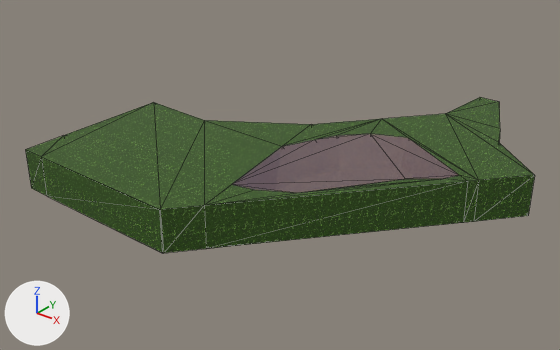
A saved change to the glTF model Gangsta Wizards/Main/MAP - NON-BUILDINGS/Chinaville.glb.
One viewpoint serves both versions: a 50 mm camera at (122.6, -134.1, 111.8) aimed at (8.2, 8.9, 23.2). Arrows for +X, +Y and +Z are at lower left; the lights stay in place. The picture after the commit comes second. Mesh edges are drawn as thin lines. Where no turn or scale is listed for an object, it has been applied to the vertices. Vertices at exactly the same position are counted once.

The first picture shows 'Ground'.
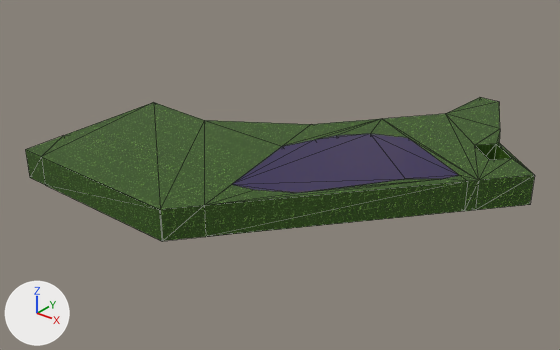
The edits, one by one:
In material 'Water Surface' (mat_water_surface), alpha goes from 0.5 to 0.75.
me_plane_002 is used by ob_ground; location (0.0, 0.0, 0.0).
me_plane_002 had 85 vertices, 176 faces and spanned x -37.5..67.3, y -36.4..70.3, z 22.3..33.1.
me_plane_002 now has 93 vertices, 196 faces and spans x -37.5..67.3, y -36.4..70.3, z 25.3..33.1.
Part 1, on me_plane_002:
4 vertices are removed from x 32.5..67.3, y 19.1..52.0, z 22.3.
22 faces are deleted.
38 vertices in x -37.5..56.6, y -36.4..70.3, z 22.3 move by (0.0, 0.0, 3.0).
12 vertices are added at x 32.5..67.3, y 19.1..52.0, z 25.3..33.1.
42 new faces join them, mat_grass (picture img_grass_light).

What differs and where, as boxes (x1, y1, x2, y2) in the pictures (560 x 350 px; the box of a moved part takes in the faces that stretch with it):
'Ground', surface changed, reshaped (8% shorter)
    before: (26, 97, 535, 253)
    after: (26, 97, 535, 241)
part 1 of me_plane_002, moved or reshaped
    before: (26, 114, 535, 253)
    after: (26, 114, 535, 241)
